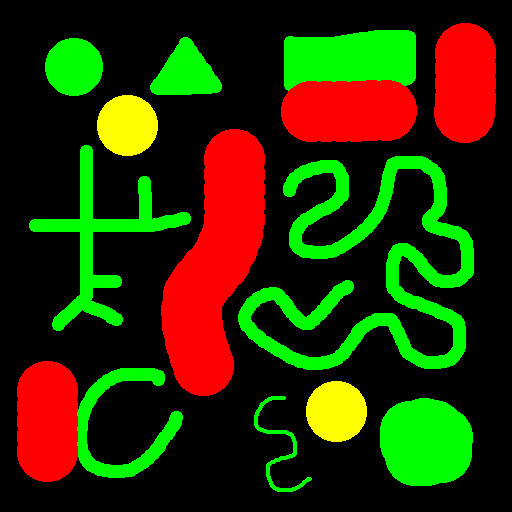
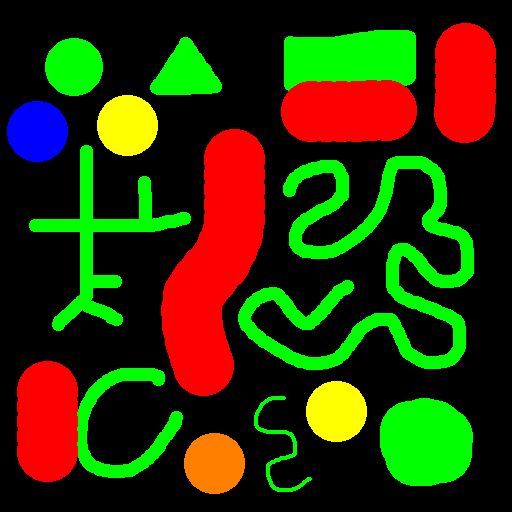
Layers edited between the first and the second 512px x 512px image:
painted on "Layer 1" over [7, 101, 245, 494]
